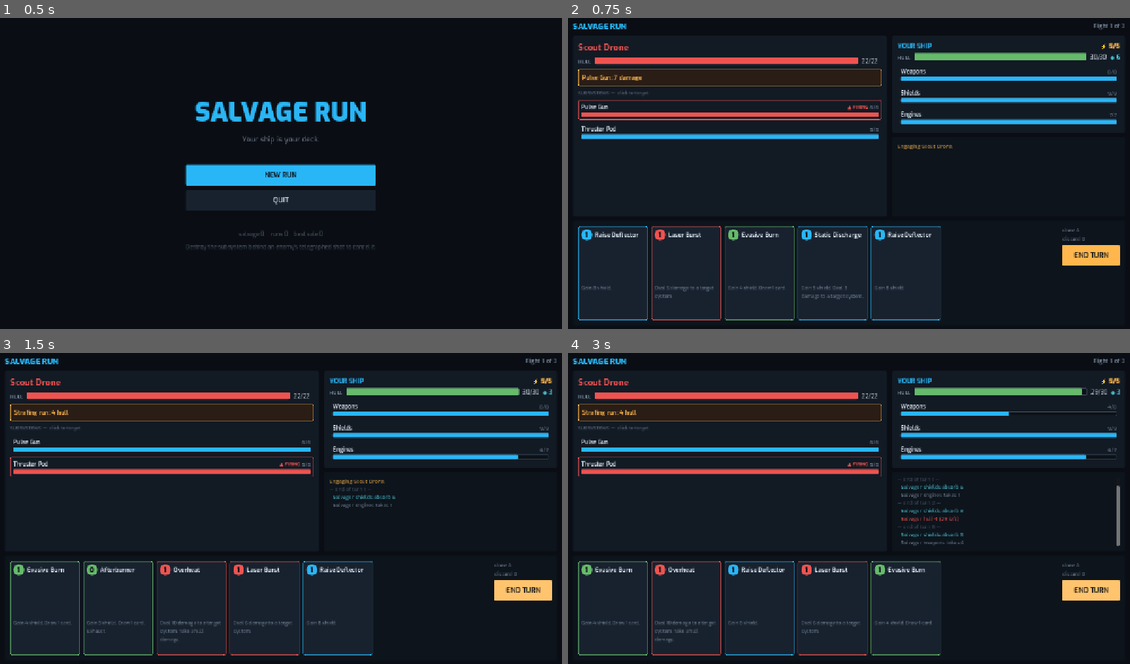
Above: before the commit, frames 1-4 (two rows, left to right).
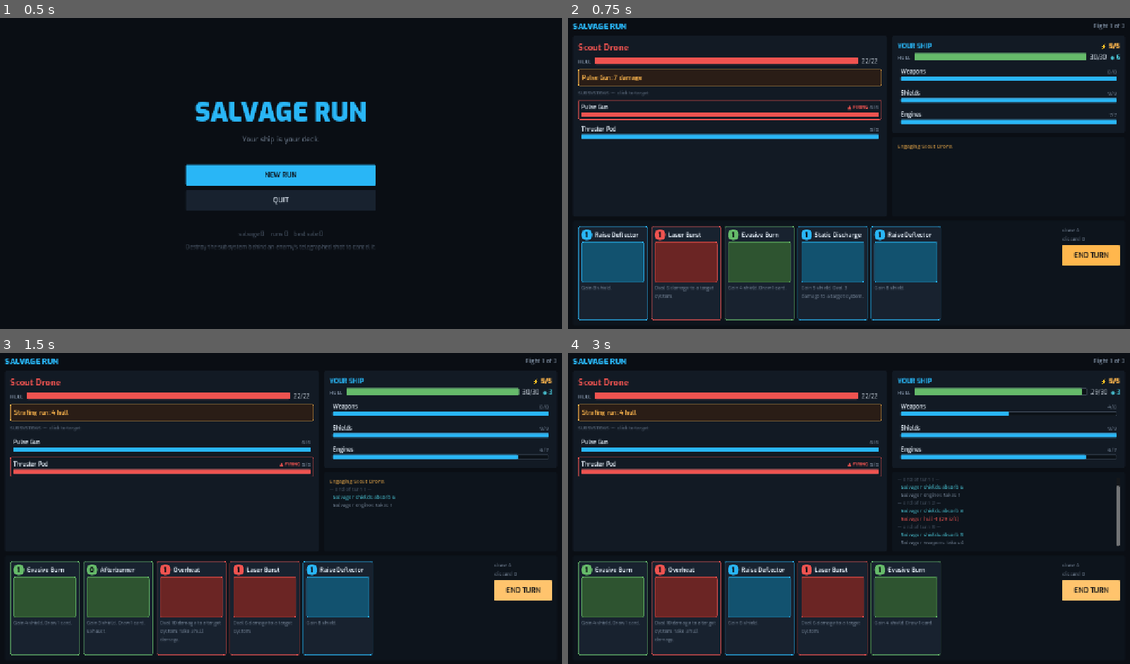
Above: after the commit, the same moments.

Repository: thegliffy/salvage-run
Game: Godot game, scene res://scenes/title.tscn
Same seed, same stepped clock (60 frames per second), same inputs: the game is played once before the commit and once after it.
Inputs:
- Up to frame 1 (0.5 s): no input
- Up to frame 2 (0.75 s): click "NEW RUN" at 0.5 s
- Up to frame 3 (1.5 s): click "END TURN" at 1.25 s
- Up to frame 4 (3 s): click "END TURN" at 2 s; click "END TURN" at 2.75 s

Frame 1 is identical in both runs. In frame 2, 7.4% of the frame differs, in the area x 2-66%, y 71-86%; in frame 3, 7.4%; in frame 4, 7.4%.

Commit message:
Untrack purchased artwork and degrade gracefully without it
The icon and portrait packs are licensed for use in a released game, not
for redistribution, so they cannot ship in a public repository.

UITheme.art() returns null for absent files instead of erroring, and
cards fall back to a flat kind-coloured block. Verified by rendering a
full run with assets/icons and assets/portraits removed: all screens draw
and the hand stays readable.

Co-Authored-By: Claude Opus 5 <noreply@anthropic.com>

Diff:
--- a/src/ui/card_view.gd
+++ b/src/ui/card_view.gd
@@ -55,11 +55,18 @@
 	_icon.expand_mode = TextureRect.EXPAND_IGNORE_SIZE
 	_icon.stretch_mode = TextureRect.STRETCH_KEEP_ASPECT_COVERED
 	_icon.custom_minimum_size.y = 92
-	if card.def.icon != "":
-		var tex := load("res://assets/icons/" + card.def.icon)
-		if tex != null:
-			_icon.texture = tex
-	root.add_child(_icon)
+	var art := UITheme.art("res://assets/icons/" + card.def.icon) if card.def.icon != "" else null
+	if art != null:
+		_icon.texture = art
+		root.add_child(_icon)
+	else:
+		# No art available (assets are not redistributed with the repo).
+		# A flat kind-coloured block keeps the card readable and deliberate.
+		var block := PanelContainer.new()
+		block.custom_minimum_size.y = 92
+		block.add_theme_stylebox_override("panel",
+			UITheme.panel(_kind_colour.darkened(0.55), _kind_colour, 1, 3, 0))
+		root.add_child(block)
 
 	# Rules text
 	_text = UITheme.label(card.text(), 11, UITheme.TEXT_DIM)
--- a/src/ui/combat_screen.gd
+++ b/src/ui/combat_screen.gd
@@ -40,9 +40,9 @@
 	EventBus.intent_fizzled.connect(_on_fizzle)
 	_build_system_rows()
 	if combat.brain.def.portrait != "":
-		var tex := load("res://assets/portraits/" + combat.brain.def.portrait)
-		if tex != null:
-			_portrait.texture = tex
+		var art := UITheme.art("res://assets/portraits/" + combat.brain.def.portrait)
+		if art != null:
+			_portrait.texture = art
 	_refresh()
 	_log_line("Engaging %s." % combat.enemy.display_name, UITheme.WARN)
 
--- a/src/ui/ui_theme.gd
+++ b/src/ui/ui_theme.gd
@@ -75,6 +75,15 @@
 	pb.add_theme_stylebox_override("fill", panel(fill, Color(0,0,0,0), 0, 2, 0))
 	return pb
 
+## Load optional artwork. Returns null instead of erroring when the file is
+## absent -- the purchased art is not redistributed with this repository, so a
+## fresh clone legitimately has none and must still run.
+static func art(path: String) -> Texture2D:
+	if not ResourceLoader.exists(path):
+		return null
+	var res := load(path)
+	return res if res is Texture2D else null
+
 static func spacer(h: int = 8) -> Control:
 	var c := Control.new()
 	c.custom_minimum_size.y = h
Not shown, changed: .gitignore
